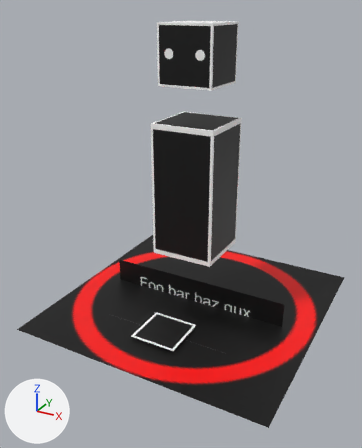
Before and after pictures for a commit that changed the glTF model static/assets/3d/cuboid-character.glb.
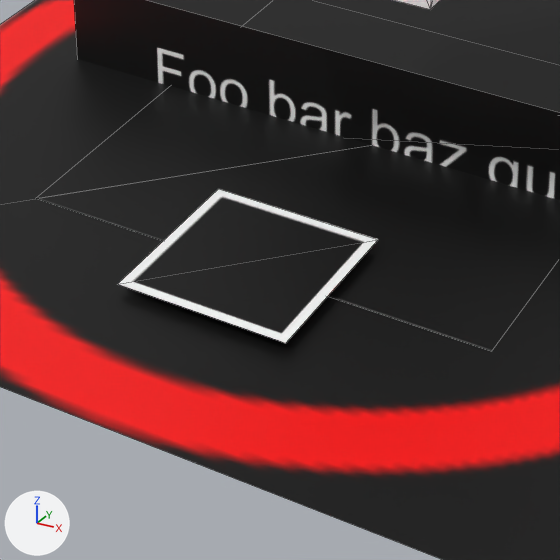
Each version is shown whole from a 50 mm camera at (1.615, -3.176, 2.26) aimed at (-0.05, -0.148, 0.746), then close up on the part from 28% to 67% of the width and 59% to 91% of the height. Every picture has the same lights, and +X, +Y and +Z are marked at lower left. The close-ups show mesh edges as thin lines. Vertices at the same position are counted once.

Names of what the first close-up shows: 'cuboid-character-mesh'.
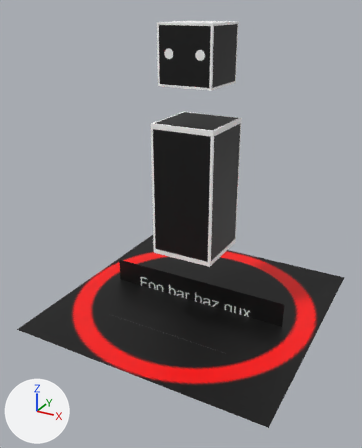
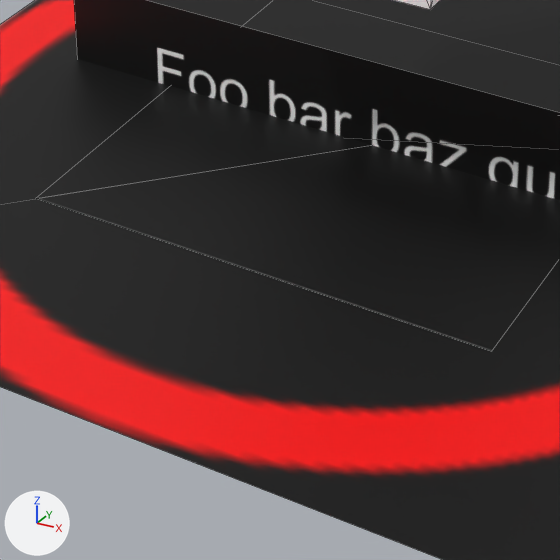
Commit message: feat: decided against character icon

The change, as a list of edits to the scene's bpy script:
```text
Change me_cube_003:
    where me_cube_003.from_pydata(...)  # 32 vertices, 32 faces; spans x -1.0..1.0, y -1.0..1.0, z -0.17..2.15
    used by ob_cuboid_character_mesh; location = (0.0, 0.0, 0.0)
    me_cube_003 part 1: the loose piece of 4 vertices spanning x -0.18..0.18, y -0.68..-0.32, z 0.02 is deleted
```

Pixel boxes (x1, y1, x2, y2) of what changed, in the close-ups (560 x 560 px):
part 1 of me_cube_003, deleted: before (118, 189, 378, 343)
